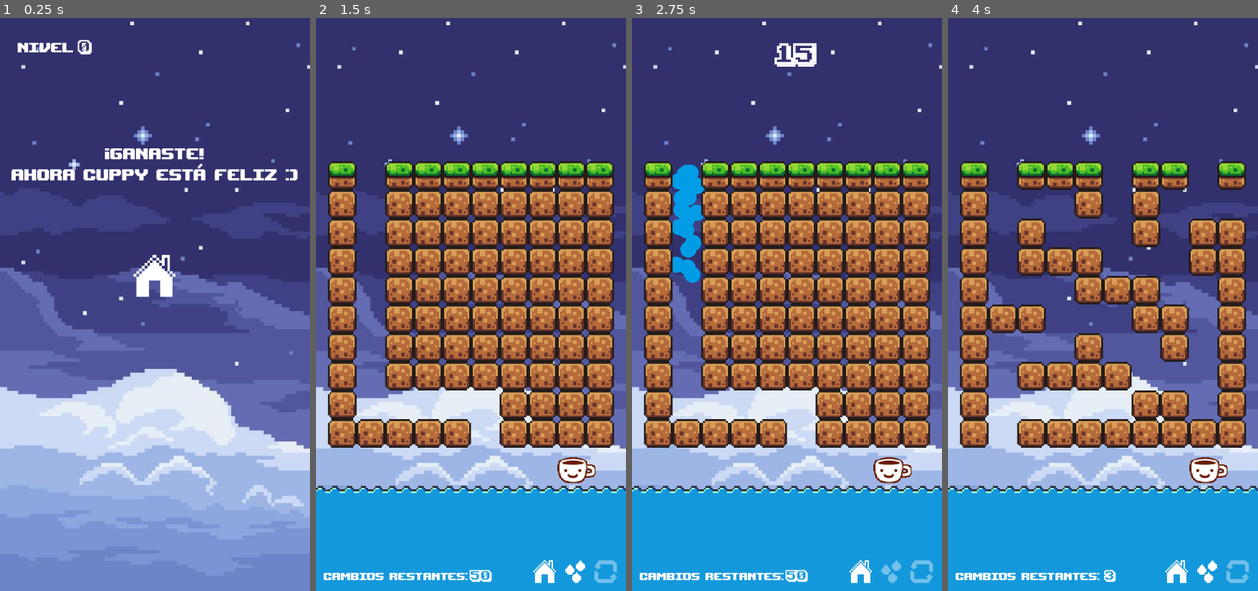
Above: before the commit, frames 1-4 (left to right).
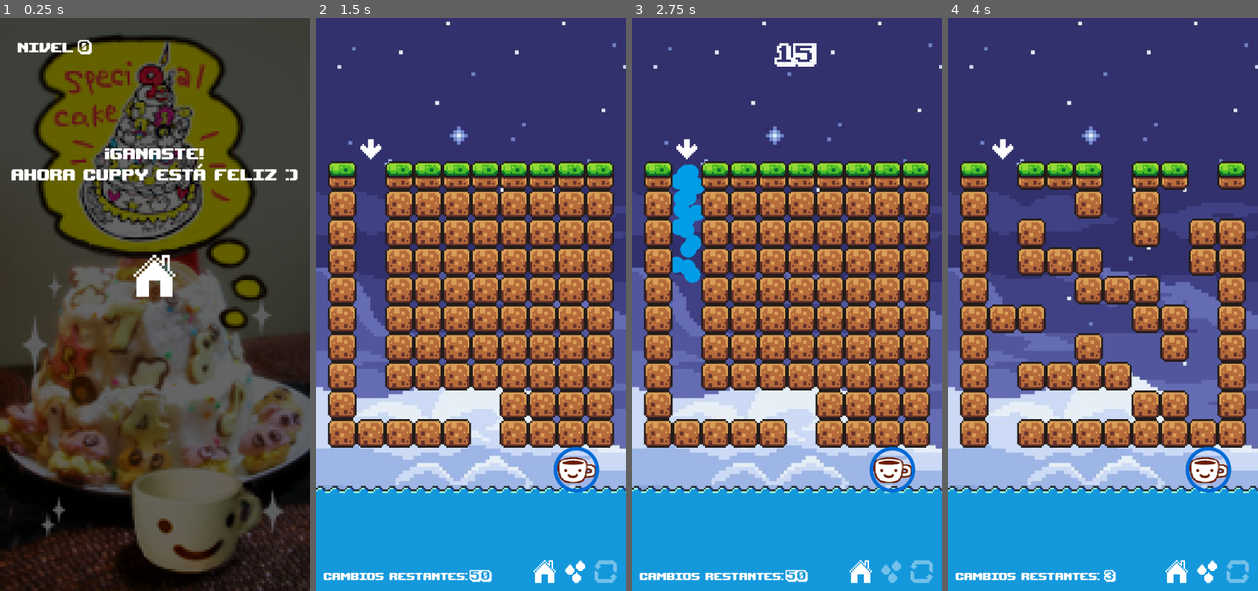
Above: after the commit, the same moments.

Repository: stchigel/WaterMazeIng
Game: Godot game, scene res://src/Endscreen/endscreen.tscn
Same seed, same stepped clock (60 frames per second), same inputs: the game is played once before the commit and once after it. This scene is started directly instead of the project's main scene.
Inputs (mouse positions are in pixels of both pictures, inside the frame that each line leads up to):
- Up to frame 1 (0.25 s): no input
- Up to frame 2 (1.5 s): click (471, 275) at 0.5 s; click "1" at 1.25 s
- Up to frame 3 (2.75 s): click (892, 573) at 2 s
- Up to frame 4 (4 s): click (1177, 573) at 2.75 s; click "2" at 3.5 s

The runs differ from the first frame. In frame 1, 98% of the frame differs, in the area x 0-100%, y 0-100%; in frame 2, 0.4%; in frame 3, 0.4%; in frame 4, 0.4%.
Error in both runs: Invalid access to property or key 'id' on a base object of type 'Nil'. (res://src/Endscreen/endscreen.gd:4)

Commit message:
Menúes de créditos y tutorial, algunos cambios de sprites, readme con algo de información, removidas partes del código innecesarias, cantidad de agua que cambia cuando se borra por el antinoclipper y algun arreglo más chico

Diff:
--- a/Global.gd
+++ b/Global.gd
@@ -5,15 +5,18 @@
 var rebirths: int
 var ganados: Array[int]
 var sonido: bool
+var aguaEnNivel: int #Aclaro que, al pesar del nombre, en realidad es el agua total - lo borrado por la prevencion de noclip´
 
 func _ready():
 	puntos=0
 	Global.nivelData=null
 	sonido=true
 	rebirths=0
+	aguaEnNivel=0
 
 func reiniciar():
 	puntos=0
 	rebirths+=1
 	Global.nivelData=null
 	ganados.clear()
+	aguaEnNivel=0
--- a/scripts/NivelData.gd
+++ b/scripts/NivelData.gd
@@ -2,15 +2,11 @@
 
 var id: int
 var mapa: Array[Array]
-var matrizSolucion: Array[Array]
 var maxCambios: int
 var cantAgua: float
-var cantPistas: int
 
-func _init(_id: int, _mapa: Array[Array], _matrizSolucion: Array[Array], _maxCambios: int, _cantAgua: float, _cantPistas: int):
+func _init(_id: int, _mapa: Array[Array], _maxCambios: int, _cantAgua: float):
 	id = _id
 	mapa = _mapa
-	matrizSolucion = _matrizSolucion
 	maxCambios = _maxCambios
 	cantAgua = _cantAgua
-	cantPistas = _cantPistas
--- a/scripts/waterGenerator.gd
+++ b/scripts/waterGenerator.gd
@@ -91,3 +91,9 @@
 	if body is RigidBody2D and objects.has(body):
 		objects.erase(body)
 		body.queue_free()
+
+func _on_noclip_body_entered(body: Node2D) -> void:
+	if body is RigidBody2D and objects.has(body):
+		objects.erase(body)
+		body.queue_free()
+		Global.aguaEnNivel-=1
--- a/src/Endscreen/endscreen.tscn
+++ b/src/Endscreen/endscreen.tscn
@@ -6,6 +6,7 @@
 [ext_resource type="FontFile" uid="uid://hb126p1e81yr" path="res://assets/ka1.ttf" id="3_i5rss"]
 [ext_resource type="FontFile" uid="uid://b1qs8u7abc0si" path="res://assets/upheaval-tt-brk.upheaval-tt-brk.ttf" id="3_l04w5"]
 [ext_resource type="Texture2D" uid="uid://b5jd2t0gidip4" path="res://assets/botones/home.png" id="5_utjj8"]
+[ext_resource type="Texture2D" uid="uid://dwvyck7y8by41" path="res://assets/back-ganar.png" id="7_43agf"]
 
 [sub_resource type="StyleBoxEmpty" id="StyleBoxEmpty_43agf"]
 
@@ -22,6 +23,18 @@
 position = Vector2(1213, 606.5)
 scale = Vector2(1.2635417, 1.2635417)
 texture = ExtResource("2_fwm2j")
+
+[node name="BackGanar" type="Sprite2D" parent="." unique_id=678746330]
+position = Vector2(325.12503, 607.25684)
+scale = Vector2(5.0368214, 5.0368214)
+texture = ExtResource("7_43agf")
+
+[node name="ColorRect" type="ColorRect" parent="." unique_id=846359158]
+layout_mode = 0
+offset_top = -100.0
+offset_right = 765.0
+offset_bottom = 1377.0
+color = Color(0, 0, 0, 0.60784316)
 
 [node name="Ganaste2" type="Label" parent="." unique_id=357619010]
 layout_mode = 0
--- a/src/Game/game.gd
+++ b/src/Game/game.gd
@@ -44,11 +44,13 @@
 const CELL_SIZE := 60
 
 func _ready():
+	#Global.aguaEnNivel=0
 	Engine.physics_ticks_per_second = cantFPS
 	asignar_variables()
+	Global.aguaEnNivel=cantAgua*cantAguaPorSegundo
 	$CountdownLabel.visible = false
 	$Reiniciar.disabled=true
-	$AguaRecibida.max_value = cantAgua*cantAguaPorSegundo*cantAguaParaGanar
+	$AguaRecibida.max_value = Global.aguaEnNivel*cantAguaParaGanar
 	cambiosActual=maxCambios
 	$Cambios.text=str(cambiosActual)
 	$Timer.wait_time=nivelData.cantAgua
@@ -89,13 +91,14 @@
 	generar_grilla()
 
 func _process(delta: float) -> void:
+	$AguaRecibida.max_value = Global.aguaEnNivel*cantAguaParaGanar
 	if $"Timer2".time_left > 0:
 		$"CountdownLabel".text = str(int(ceil($"Timer2".time_left)))
 
 func acumular_agua():
 	aguaAcumulada+=1
 	$AguaRecibida.value += 1
-	if(aguaAcumulada>=cantAgua*cantAguaPorSegundo*cantAguaParaGanar):
+	if(aguaAcumulada>=Global.aguaEnNivel*cantAguaParaGanar):
 		await $Meta/Cuppy.pop()
 		call_deferred("_finalizar")
 	else:
--- a/src/Game/game.tscn
+++ b/src/Game/game.tscn
@@ -17,6 +17,7 @@
 [ext_resource type="FontFile" uid="uid://hb126p1e81yr" path="res://assets/ka1.ttf" id="13_muykf"]
 [ext_resource type="AudioStream" uid="uid://dvajqt3as1l2o" path="res://assets/sonidos/agua-sfx.mp3" id="14_x8pff"]
 [ext_resource type="Texture2D" uid="uid://buigfsih8w04x" path="res://assets/progressbar/circulo-fill-3.png" id="16_aiv24"]
+[ext_resource type="Texture2D" uid="uid://cc20ue0mnbdwd" path="res://assets/botones/flecha.png" id="18_nwlnk"]
 
 [sub_resource type="StyleBoxEmpty" id="StyleBoxEmpty_lr6s2"]
 
@@ -221,11 +222,13 @@
 position = Vector2(324.5, 999)
 shape = SubResource("RectangleShape2D_drysr")
 
-[node name="CollisionShape2D2" type="CollisionShape2D" parent="Afuera" unique_id=197429542]
+[node name="Noclip" type="Area2D" parent="." unique_id=516106766]
+
+[node name="CollisionShape2D2" type="CollisionShape2D" parent="Noclip" unique_id=197429542]
 position = Vector2(41.5, 288)
 shape = SubResource("RectangleShape2D_0qd4d")
 
-[node name="CollisionShape2D3" type="CollisionShape2D" parent="Afuera" unique_id=483028541]
+[node name="CollisionShape2D3" type="CollisionShape2D" parent="Noclip" unique_id=483028541]
 position = Vector2(188, 288)
 shape = SubResource("RectangleShape2D_0qd4d")
 
@@ -266,6 +269,18 @@
 [node name="SonidoAgua" type="AudioStreamPlayer" parent="." unique_id=336196737]
 stream = ExtResource("14_x8pff")
 
+[node name="Flecha" type="Sprite2D" parent="." unique_id=1037573917]
+position = Vector2(115, 280)
+rotation = 1.5707964
+scale = Vector2(2, 2)
+texture = ExtResource("18_nwlnk")
+
+[node name="ColorRect" type="ColorRect" parent="Flecha" unique_id=850050999]
+offset_left = -12.991105
+offset_top = -3.061283
+offset_right = 2.736846
+offset_bottom = 2.9453506
+
 [connection signal="pressed" from="Reiniciar" to="." method="_on_reiniciar_pressed"]
 [connection signal="pressed" from="Play" to="waterGen" method="_on_play_pressed"]
 [connection signal="pressed" from="Play2" to="." method="_on_play_2_pressed"]
@@ -273,4 +288,5 @@
 [connection signal="body_entered" from="Meta" to="waterGen" method="_on_meta_body_entered"]
 [connection signal="body_entered" from="Meta" to="Meta/Cuppy" method="_on_meta_body_entered"]
 [connection signal="body_entered" from="Afuera" to="waterGen" method="_on_afuera_body_entered"]
+[connection signal="body_entered" from="Noclip" to="waterGen" method="_on_noclip_body_entered"]
 [connection signal="timeout" from="Timer2" to="waterGen" method="_on_timer_2_timeout"]
--- a/src/Main/main.gd
+++ b/src/Main/main.gd
@@ -17,7 +17,7 @@
 	[1, 0, 1, 1, 1, 1, 1, 1, 1, 1],
 	[1, 0, 0, 0, 0, 0, 1, 1, 1, 1],
 	[1, 1, 1, 1, 1, 0, 1, 1, 1, 1]
-], [], 50, 4.0, 5))
+	], 50, 4.0))
 	niveles.append(NivelData.new(2, [
 	[1, 0, 1, 1, 1, 0, 1, 1, 0, 1],
 	[1, 0, 0, 0, 1, 0, 1, 0, 0, 0],
@@ -29,7 +29,7 @@
 	[1, 0, 1, 1, 1, 1, 0, 0, 0, 1],
 	[1, 0, 0, 0, 0, 0, 1, 1, 0, 1],
 	[1, 0, 1, 1, 1, 1, 1, 1, 1, 1]
-], [], 3, 5.0, 2))
+	], 3, 5.0))
 	niveles.append(NivelData.new(3, [
 	[1, 0, 1, 1, 1, 1, 1, 1, 1, 1],
 	[1, 0, 1, 1, 1, 1, 1, 1, 1, 1],
@@ -41,7 +41,7 @@
 	[1, 1, 1, 1, 0, 1, 1, 1, 1, 1],
 	[1, 1, 1, 1, 0, 1, 1, 1, 1, 1],
 	[1, 1, 1, 1, 0, 1, 1, 1, 1, 1]
-], [], 12, 6.0, 2))
+	], 12, 6.0))
 	niveles.append(NivelData.new(4, [
 	[1, 0, 1, 1, 1, 1, 1, 1, 0, 1],
 	[1, 0, 0, 0, 0, 0, 1, 0, 0, 1],
@@ -53,7 +53,7 @@
 	[1, 0, 0, 0, 1, 0, 0, 0, 0, 1],
 	[1, 0, 1, 1, 1, 1, 1, 1, 0, 1],
 	[1, 0, 1, 1, 1, 1, 1, 1, 1, 1]
-], [], 6, 6.0, 2))
+	], 6, 6.0))
 	niveles.append(NivelData.new(5, [
 	[1, 0, 1, 1, 1, 1, 1, 1, 0, 1],
 	[1, 0, 1, 0, 0, 0, 1, 0, 0, 1],
@@ -65,7 +65,7 @@
 	[1, 0, 1, 0, 0, 0, 0, 0, 0, 1],
 	[1, 0, 1, 1, 1, 1, 1, 1, 1, 1],
 	[1, 0, 1, 1, 1, 1, 1, 1, 1, 1]
-], [], 10, 6.0, 2))
+	], 10, 6.0))
 	niveles.append(NivelData.new(6, [
 	[1, 0, 1, 1, 1, 1, 1, 1, 0, 1],
 	[1, 0, 1, 0, 0, 1, 0, 0, 0, 1],
@@ -77,10 +77,11 @@
 	[1, 0, 1, 0, 0, 0, 1, 0, 0, 1],
 	[1, 0, 1, 1, 1, 0, 1, 0, 1, 1],
 	[1, 0, 1, 1, 1, 1, 1, 1, 1, 1]
-], [], 15, 6.0, 2))
+	], 15, 6.0))
 	$Label.text=str(Global.puntos)
 	$Label3.text=str(Global.rebirths)
-
+	$TutorialPanel.hide()
+	$CreditosPanel.hide()
 	var botones = $Botones.get_children()
 	for i in botones.size():
 		botones[i].pressed.connect(abrir_nivel.bind(i + 1))
@@ -98,23 +99,6 @@
 	Global.nivelData = niveles[id-1]
 	get_tree().change_scene_to_file("res://src/Game/game.tscn")
 
-func _on_level_1_pressed() -> void:
-	abrir_nivel(1)
-
-func _on_level_2_pressed() -> void:
-	abrir_nivel(2)
-
-func _on_level_3_pressed() -> void:
-	abrir_nivel(3)
-
-func _on_level_4_pressed() -> void:
-	abrir_nivel(4)
-
-func _on_level_5_pressed() -> void:
-	abrir_nivel(5)
-
-func _on_level_6_pressed() -> void:
-	abrir_nivel(6)
 
 
 func _on_sonido_pressed() -> void:
@@ -128,3 +112,13 @@
 func _on_si_pressed() -> void:
 	Global.reiniciar()
 	get_tree().reload_current_scene()
+
+
+func _on_tutorial_pressed() -> void:
+	$TutorialPanel.show()
+
+func _on_cerrar_pressed() -> void:
+	$CreditosPanel.hide()
+
+func _on_creditos_pressed() -> void:
+	$CreditosPanel.show()
--- a/src/Main/main.tscn
+++ b/src/Main/main.tscn
@@ -7,12 +7,30 @@
 [ext_resource type="Texture2D" uid="uid://d3q2jcnxm6iaw" path="res://assets/botones/sound-on.png" id="5_koglj"]
 [ext_resource type="Texture2D" uid="uid://eup880wg3ftb" path="res://assets/rebirth-token.png" id="5_ljg8q"]
 [ext_resource type="FontFile" uid="uid://b1qs8u7abc0si" path="res://assets/upheaval-tt-brk.upheaval-tt-brk.ttf" id="6_81s5k"]
+[ext_resource type="Texture2D" uid="uid://d3lf3srmubuqa" path="res://assets/botones/tutorial.png" id="7_6atdx"]
+[ext_resource type="Texture2D" uid="uid://e3cygsqyquo3" path="res://assets/botones/creditos.png" id="8_88d5u"]
+[ext_resource type="Texture2D" uid="uid://bmqbaefviq21k" path="res://assets/botones/cerrar-1.png" id="10_88d5u"]
+[ext_resource type="Script" uid="uid://dti15i8nwcvld" path="res://src/Main/tutorial_panel.gd" id="10_l2jeb"]
+[ext_resource type="Texture2D" uid="uid://cc20ue0mnbdwd" path="res://assets/botones/flecha.png" id="11_u0ng0"]
+[ext_resource type="Texture2D" uid="uid://bvxv0pxrds16e" path="res://assets/tutorial/juego-tutorial.png" id="12_887hy"]
 
 [sub_resource type="StyleBoxEmpty" id="StyleBoxEmpty_koglj"]
 
 [sub_resource type="StyleBoxEmpty" id="StyleBoxEmpty_81s5k"]
 
 [sub_resource type="StyleBoxEmpty" id="StyleBoxEmpty_ljg8q"]
+
+[sub_resource type="StyleBoxFlat" id="StyleBoxFlat_6atdx"]
+content_margin_left = 0.0
+content_margin_top = 0.0
+content_margin_right = 0.0
+content_margin_bottom = 0.0
+bg_color = Color(0.101960786, 0.101960786, 0.101960786, 0.92156863)
+corner_radius_top_left = 25
+corner_radius_top_right = 25
+corner_radius_bottom_right = 25
+corner_radius_bottom_left = 25
+corner_detail = 5
 
 [node name="Main" type="Control" unique_id=881347497]
 layout_mode = 3
@@ -256,15 +274,55 @@
 icon_alignment = 1
 expand_icon = true
 
+[node name="Tutorial" type="Button" parent="." unique_id=1108750922]
+layout_mode = 0
+offset_left = 24.0
+offset_top = 1136.0
+offset_right = 64.0
+offset_bottom = 1176.0
+theme_override_styles/normal = SubResource("StyleBoxEmpty_81s5k")
+theme_override_styles/normal_mirrored = SubResource("StyleBoxEmpty_81s5k")
+theme_override_styles/pressed = SubResource("StyleBoxEmpty_81s5k")
+theme_override_styles/pressed_mirrored = SubResource("StyleBoxEmpty_81s5k")
+theme_override_styles/hover = SubResource("StyleBoxEmpty_81s5k")
+theme_override_styles/hover_mirrored = SubResource("StyleBoxEmpty_81s5k")
+theme_override_styles/hover_pressed = SubResource("StyleBoxEmpty_81s5k")
+theme_override_styles/hover_pressed_mirrored = SubResource("StyleBoxEmpty_81s5k")
+theme_override_styles/disabled = SubResource("StyleBoxEmpty_81s5k")
+theme_override_styles/disabled_mirrored = SubResource("StyleBoxEmpty_81s5k")
+theme_override_styles/focus = SubResource("StyleBoxEmpty_81s5k")
+icon = ExtResource("7_6atdx")
+icon_alignment = 1
+expand_icon = true
+
+[node name="Creditos" type="Button" parent="." unique_id=1461686161]
+layout_mode = 0
+offset_left = 88.0
+offset_top = 1136.0
+offset_right = 128.0
+offset_bottom = 1176.0
+theme_override_styles/normal = SubResource("StyleBoxEmpty_81s5k")
+theme_override_styles/normal_mirrored = SubResource("StyleBoxEmpty_81s5k")
+theme_override_styles/pressed = SubResource("StyleBoxEmpty_81s5k")
+theme_override_styles/pressed_mirrored = SubResource("StyleBoxEmpty_81s5k")
+theme_override_styles/hover = SubResource("StyleBoxEmpty_81s5k")
+theme_override_styles/hover_mirrored = SubResource("StyleBoxEmpty_81s5k")
+theme_override_styles/hover_pressed = SubResource("StyleBoxEmpty_81s5k")
+theme_override_styles/hover_pressed_mirrored = SubResource("StyleBoxEmpty_81s5k")
+theme_override_styles/disabled = SubResource("StyleBoxEmpty_81s5k")
+theme_override_styles/disabled_mirrored = SubResource("StyleBoxEmpty_81s5k")
+theme_override_styles/focus = SubResource("StyleBoxEmpty_81s5k")
+icon = ExtResource("8_88d5u")
+icon_alignment = 1
+expand_icon = true
+
 [node name="PreguntaFondo" type="ColorRect" parent="." unique_id=466479242]
-visible = false
 layout_mode = 0
 offset_right = 650.0
 offset_bottom = 1216.0
 color = Color(0, 0, 0, 0.5686275)
 
 [node name="VolAEmp" type="Label" parent="." unique_id=1042426254]
-visible = false
 layout_mode = 0
 offset_top = 256.0
 offset_right = 650.0
@@ -278,7 +336,6 @@
 vertical_alignment = 1
 
 [node name="Si" type="Button" parent="." unique_id=1330494519]
-visible = false
 layout_mode = 0
 offset_left = 280.0
 offset_top = 472.0
@@ -299,6 +356,157 @@
 theme_override_styles/focus = SubResource("StyleBoxEmpty_ljg8q")
 text = "Si"
 
+[node name="TutorialPanel" type="Panel" parent="." unique_id=1176723506]
+z_index = 5
+layout_mode = 1
+anchors_preset = 8
+anchor_left = 0.5
+anchor_top = 0.5
+anchor_right = 0.5
+anchor_bottom = 0.5
+offset_left = -285.0
+offset_top = -526.1538
+offset_right = 285.0
+offset_bottom = 526.1538
+grow_horizontal = 2
+grow_vertical = 2
+theme_override_styles/panel = SubResource("StyleBoxFlat_6atdx")
+script = ExtResource("10_l2jeb")
+
+[node name="Cerrar" type="Button" parent="TutorialPanel" unique_id=664025853]
+layout_mode = 0
+offset_left = 512.0
+offset_top = 14.153809
+offset_right = 552.0
+offset_bottom = 54.15381
+theme_override_styles/normal = SubResource("StyleBoxEmpty_81s5k")
+theme_override_styles/normal_mirrored = SubResource("StyleBoxEmpty_81s5k")
+theme_override_styles/pressed = SubResource("StyleBoxEmpty_81s5k")
+theme_override_styles/pressed_mirrored = SubResource("StyleBoxEmpty_81s5k")
+theme_override_styles/hover = SubResource("StyleBoxEmpty_81s5k")
+theme_override_styles/hover_mirrored = SubResource("StyleBoxEmpty_81s5k")
+theme_override_styles/hover_pressed = SubResource("StyleBoxEmpty_81s5k")
+theme_override_styles/hover_pressed_mirrored = SubResource("StyleBoxEmpty_81s5k")
+theme_override_styles/disabled = SubResource("StyleBoxEmpty_81s5k")
+theme_override_styles/disabled_mirrored = SubResource("StyleBoxEmpty_81s5k")
+theme_override_styles/focus = SubResource("StyleBoxEmpty_81s5k")
+icon = ExtResource("10_88d5u")
+icon_alignment = 1
+expand_icon = true
+
+[node name="Ir" type="Button" parent="TutorialPanel" unique_id=1025402243]
+layout_mode = 0
+offset_left = 488.0
+offset_top = 950.1538
+offset_right = 552.0
+offset_bottom = 1014.1538
+theme_override_styles/normal = SubResource("StyleBoxEmpty_81s5k")
+theme_override_styles/normal_mirrored = SubResource("StyleBoxEmpty_81s5k")
+theme_override_styles/pressed = SubResource("StyleBoxEmpty_81s5k")
+theme_override_styles/pressed_mirrored = SubResource("StyleBoxEmpty_81s5k")
+theme_override_styles/hover = SubResource("StyleBoxEmpty_81s5k")
+theme_override_styles/hover_mirrored = SubResource("StyleBoxEmpty_81s5k")
+theme_override_styles/hover_pressed = SubResource("StyleBoxEmpty_81s5k")
+theme_override_styles/hover_pressed_mirrored = SubResource("StyleBoxEmpty_81s5k")
+theme_override_styles/disabled = SubResource("StyleBoxEmpty_81s5k")
+theme_override_styles/disabled_mirrored = SubResource("StyleBoxEmpty_81s5k")
+theme_override_styles/focus = SubResource("StyleBoxEmpty_81s5k")
+icon = ExtResource("11_u0ng0")
+icon_alignment = 1
+expand_icon = true
+
+[node name="Volver" type="Button" parent="TutorialPanel" unique_id=14663243]
+layout_mode = 0
+offset_left = 80.0
+offset_top = 1014.1538
+offset_right = 144.0
+offset_bottom = 1078.1538
+rotation = 3.1415927
+theme_override_styles/normal = SubResource("StyleBoxEmpty_81s5k")
+theme_override_styles/normal_mirrored = SubResource("StyleBoxEmpty_81s5k")
+theme_override_styles/pressed = SubResource("StyleBoxEmpty_81s5k")
+theme_override_styles/pressed_mirrored = SubResource("StyleBoxEmpty_81s5k")
+theme_override_styles/hover = SubResource("StyleBoxEmpty_81s5k")
+theme_override_styles/hover_mirrored = SubResource("StyleBoxEmpty_81s5k")
+theme_override_styles/hover_pressed = SubResource("StyleBoxEmpty_81s5k")
+theme_override_styles/hover_pressed_mirrored = SubResource("StyleBoxEmpty_81s5k")
+theme_override_styles/disabled = SubResource("StyleBoxEmpty_81s5k")
+theme_override_styles/disabled_mirrored = SubResource("StyleBoxEmpty_81s5k")
+theme_override_styles/focus = SubResource("StyleBoxEmpty_81s5k")
+icon = ExtResource("11_u0ng0")
+icon_alignment = 1
+expand_icon = true
+
+[node name="Texto" type="Label" parent="TutorialPanel" unique_id=1903707151]
+layout_mode = 0
+offset_top = 62.15381
+offset_right = 570.0
+offset_bottom = 366.1538
+theme_override_fonts/font = ExtResource("6_81s5k")
+theme_override_font_sizes/font_size = 30
+text = "Lorem ipsum dolor sit amet, consectetur adipiscing elit. Mauris sodales elementum lorem, id vestibulum enim scelerisque nec. Quisque laoreet augue felis, nec euismod augue dictum in. Aenean pharetra odio elit, sit amet mattis sem egestas eu. "
+horizontal_alignment = 1
+vertical_alignment = 1
+autowrap_mode = 2
+
+[node name="Imagen" type="Sprite2D" parent="TutorialPanel" unique_id=331693144]
+position = Vector2(284, 618.86096)
+scale = Vector2(1.3038673, 1.3038673)
+texture = ExtResource("12_887hy")
+
+[node name="CreditosPanel" type="Panel" parent="." unique_id=1409165205]
+z_index = 5
+layout_mode = 1
+anchors_preset = 8
+anchor_left = 0.5
+anchor_top = 0.5
+anchor_right = 0.5
+anchor_bottom = 0.5
+offset_left = -285.0
+offset_top = 280.0
+offset_right = 285.0
+offset_bottom = 526.1538
+grow_horizontal = 2
+grow_vertical = 2
+theme_override_styles/panel = SubResource("StyleBoxFlat_6atdx")
+
+[node name="Cerrar" type="Button" parent="CreditosPanel" unique_id=1910022710]
+layout_mode = 0
+offset_left = 512.0
+offset_top = 14.153809
+offset_right = 552.0
+offset_bottom = 54.15381
+theme_override_styles/normal = SubResource("StyleBoxEmpty_81s5k")
+theme_override_styles/normal_mirrored = SubResource("StyleBoxEmpty_81s5k")
+theme_override_styles/pressed = SubResource("StyleBoxEmpty_81s5k")
+theme_override_styles/pressed_mirrored = SubResource("StyleBoxEmpty_81s5k")
+theme_override_styles/hover = SubResource("StyleBoxEmpty_81s5k")
+theme_override_styles/hover_mirrored = SubResource("StyleBoxEmpty_81s5k")
+theme_override_styles/hover_pressed = SubResource("StyleBoxEmpty_81s5k")
+theme_override_styles/hover_pressed_mirrored = SubResource("StyleBoxEmpty_81s5k")
+theme_override_styles/disabled = SubResource("StyleBoxEmpty_81s5k")
+theme_override_styles/disabled_mirrored = SubResource("StyleBoxEmpty_81s5k")
+theme_override_styles/focus = SubResource("StyleBoxEmpty_81s5k")
+icon = ExtResource("10_88d5u")
+icon_alignment = 1
+expand_icon = true
+
+[node name="Texto" type="Label" parent="CreditosPanel" unique_id=2114880714]
+layout_mode = 0
+offset_left = 24.0
+offset_right = 544.0
+offset_bottom = 248.0
+theme_override_fonts/font = ExtResource("6_81s5k")
+theme_override_font_sizes/font_size = 20
+text = "creditos:
+iconos: Pixel Solid - by Freepik
+Cuppy: Cup-Chan - The spriters Resource
+Base del codigo de agua: Fluid-water physics 2D - Kaboom__57 (Sobre esto se itero mucho)
+
+[insertar easter egg aqui]"
+vertical_alignment = 1
+autowrap_mode = 2
+
 [connection signal="pressed" from="Botones/Level 1" to="." method="_on_level_1_pressed"]
 [connection signal="pressed" from="Botones/Level 2" to="." method="_on_level_2_pressed"]
 [connection signal="pressed" from="Botones/Level 3" to="." method="_on_level_3_pressed"]
@@ -306,4 +514,10 @@
 [connection signal="pressed" from="Botones/Level 5" to="." method="_on_level_5_pressed"]
 [connection signal="pressed" from="Botones/Level 6" to="." method="_on_level_6_pressed"]
 [connection signal="pressed" from="Sonido" to="." method="_on_sonido_pressed"]
+[connection signal="pressed" from="Tutorial" to="." method="_on_tutorial_pressed"]
+[connection signal="pressed" from="Creditos" to="." method="_on_creditos_pressed"]
 [connection signal="pressed" from="Si" to="." method="_on_si_pressed"]
+[connection signal="pressed" from="TutorialPanel/Cerrar" to="TutorialPanel" method="_on_cerrar_pressed"]
+[connection signal="pressed" from="TutorialPanel/Ir" to="TutorialPanel" method="_on_ir_pressed"]
+[connection signal="pressed" from="TutorialPanel/Volver" to="TutorialPanel" method="_on_volver_pressed"]
+[connection signal="pressed" from="CreditosPanel/Cerrar" to="." method="_on_cerrar_pressed"]
--- /dev/null
+++ b/src/Main/tutorial_panel.gd
@@ -0,0 +1,56 @@
+extends Panel
+
+var texto
+var imagen
+var textos: Array[String] = [
+	"Este es Cuppy, tu mision es hacer llegar el agua a el para que se ponga feliz",
+	"Este es el campo de juego. los bloques de tierra se pueden romper o construir, cualquiera de estas dos acciones gasta 1 movimiento",
+	"Esta parte es donde aparece el agua",
+	"Esta es la cantidad de movimientos que te quedan",
+	"Este boton es el de Home, te permite volver al menu principal",
+	"Este boton es el de drop, tira el agua",
+	"este es el boton de reinicio, vas a poder reiniciar cuando te quedes sin cambios o cuando se acabe el temporizador (el temporizador no termina la partida, solo te permite reiniciar)"
+]
+var imagenes: Array[Texture2D] = [
+	preload("res://assets/tutorial/juego-meta.png"),
+	preload("res://assets/tutorial/juego-tutorial.png"),
+	preload("res://assets/tutorial/juego-salida.png"),
+	preload("res://assets/tutorial/tutorial-cambios.png"),
+	preload("res://assets/tutorial/tutorial-home.png"),
+	preload("res://assets/tutorial/tutorial-drop.png"),
+	preload("res://assets/tutorial/tutorial-reiniciar.png")
+]
+var indice_actual
+
+func actualizar_slide(slide) -> void:
+	indice_actual=slide
+	if indice_actual==0:
+		$Volver.disabled=true
+		$Ir.disabled=false
+	else: if indice_actual==textos.size()-1:
+		$Ir.disabled=true
+		$Volver.disabled=false
+	else:
+		$Volver.disabled=false
+		$Ir.disabled=false
+	if indice_actual < textos.size():
+		texto.text = textos[indice_actual]
+	if indice_actual < imagenes.size():
+		imagen.texture = imagenes[indice_actual]
+
+func _ready() -> void:
+	texto=$Texto
+	imagen=$Imagen
+	actualizar_slide(0)
+
+func _on_cerrar_pressed() -> void:
+	indice_actual=0
+	self.hide()
+
+func _on_ir_pressed() -> void:
+	if indice_actual < textos.size() - 1:
+		actualizar_slide(indice_actual+1)
+
+func _on_volver_pressed() -> void:
+	if indice_actual > 0:
+		actualizar_slide(indice_actual-1)
Binary file added: assets/back-ganar.png
Not shown, added: assets/back-ganar.png.import
Binary file added: assets/botones/cerrar-1.png
Not shown, added: assets/botones/cerrar-1.png.import
Binary file added: assets/botones/cerrar-2.png
Not shown, added: assets/botones/cerrar-2.png.import
Binary file added: assets/botones/flecha.png
Not shown, added: assets/botones/flecha.png.import
Binary file added: assets/botones/tutorial.png
Not shown, added: assets/botones/tutorial.png.import
Binary file added: assets/pixel-art-illustration-faucet-pixelated-faucet-water-faucet-pixelated-for-the-pixel-art-game-and-icon-for-website-and-video-game-vector.jpg
Not shown, added: assets/pixel-art-illustration-faucet-pixelated-faucet-water-faucet-pixelated-for-the-pixel-art-game-and-icon-for-website-and-video-game-vector.jpg.import
(and 20 more such lines)
